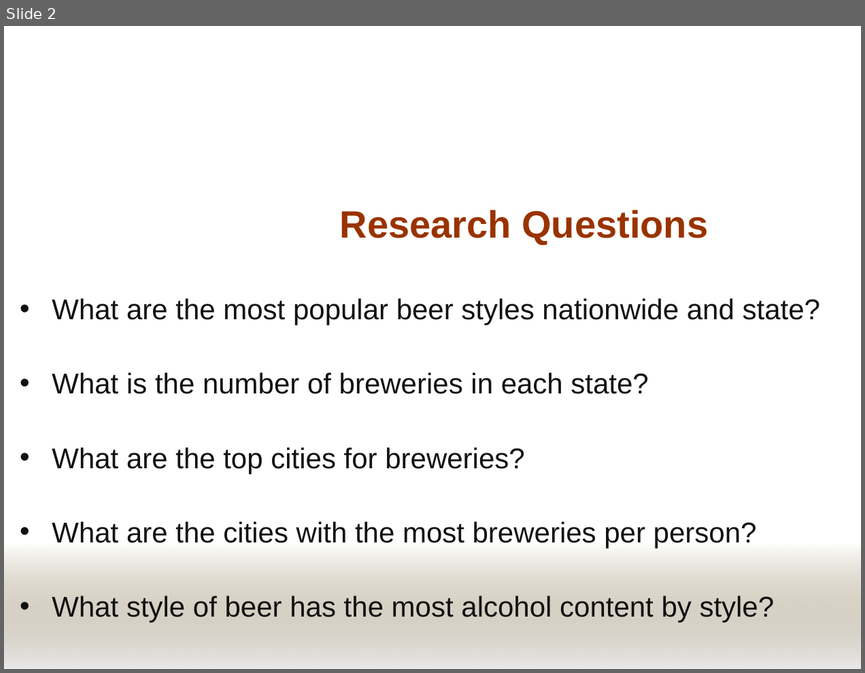
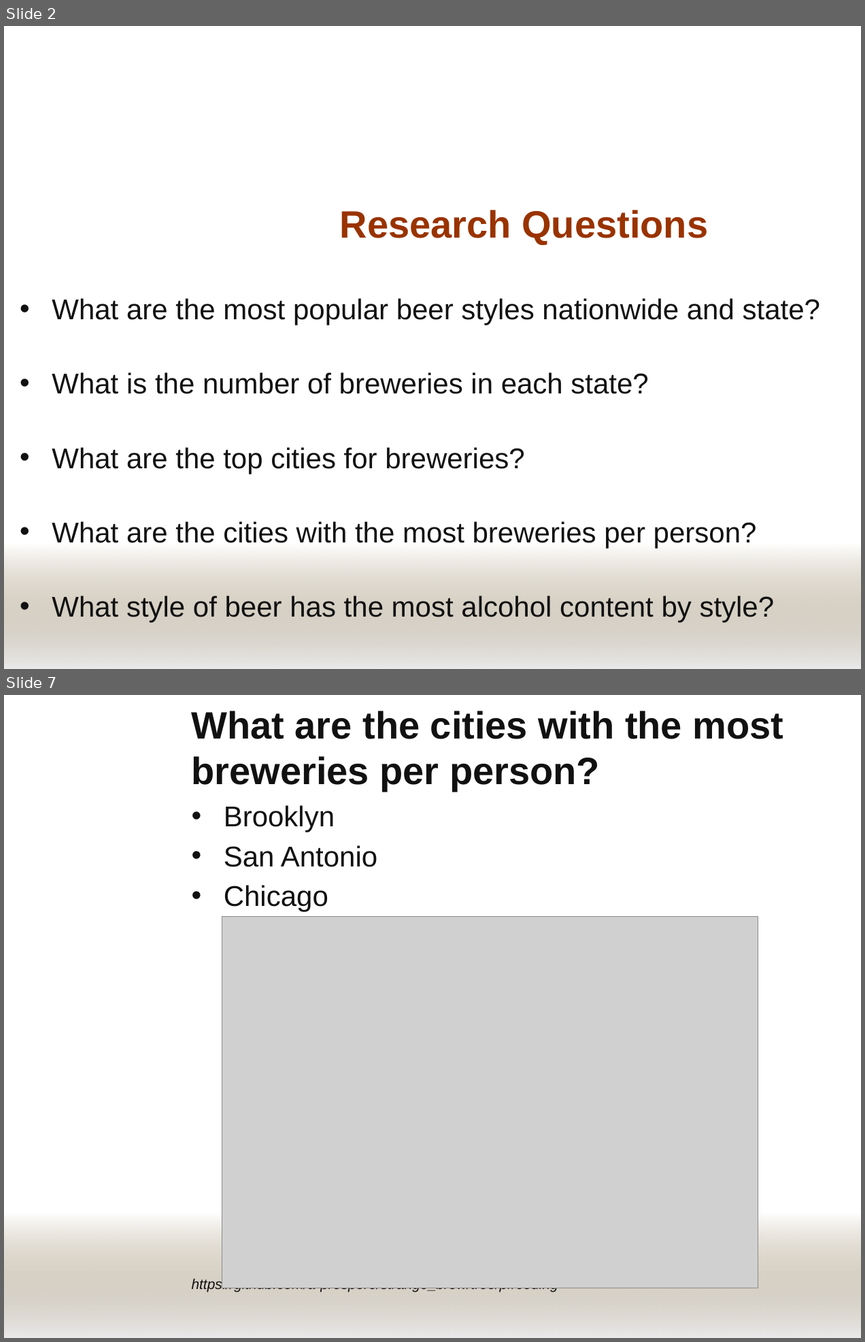
Before and after one commit to a-prospero/strange_brew, a slide deck: strange_brew.pptx. Shown one above the other, each under a label of ours: slide 2 before the commit, slides 2 and 7 after it; the slides between them are not shown. The pictures are 865x673 and 865x1342 pixels, drawn with LibreOffice and Linux fonts; fonts in the diff are those of the drawing; grey boxes stand for pictures; background and template pictures are left out. Boxes give left, top, right and bottom in pixels: in the first picture for what was removed or moved away, otherwise in the second. Text is boxed around its words. In the diff, an @@ line names an element or a change of style, - is before the commit and + after.

```diff
--- a/strange_brew.pptx
+++ b/strange_brew.pptx
@@ slide 7 added at [4, 695, 861, 1338], background picture (left out); not listed: 1 template element that a slide beside it also shows @@
@@ title added at [192, 711, 784, 792], 32 pt, text #111111, bold @@
+What are the cities with the most breweries per person?
@@ text added at [192, 805, 558, 1292], 12 pt, text #111111, italic @@
+• Brooklyn
+• San Antonio
+• Chicago
+https://github.com/a-prospero/strange_brew/tree/pr/coding
@@ picture added at [222, 916, 758, 1287] @@
```
Also in this commit, not shown: 3 slides changed, 1 other slide added, 2 slides removed, 1 other file.
